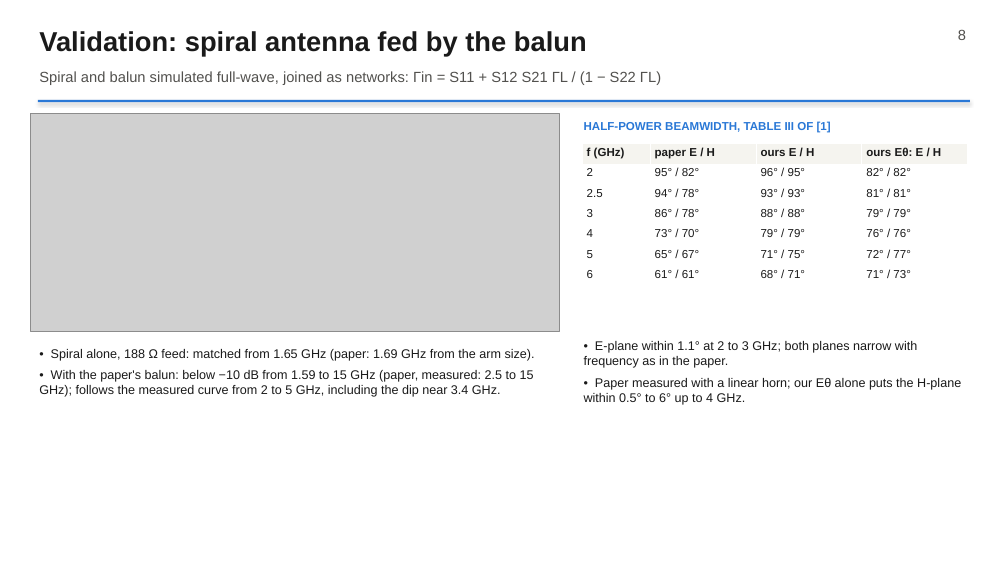
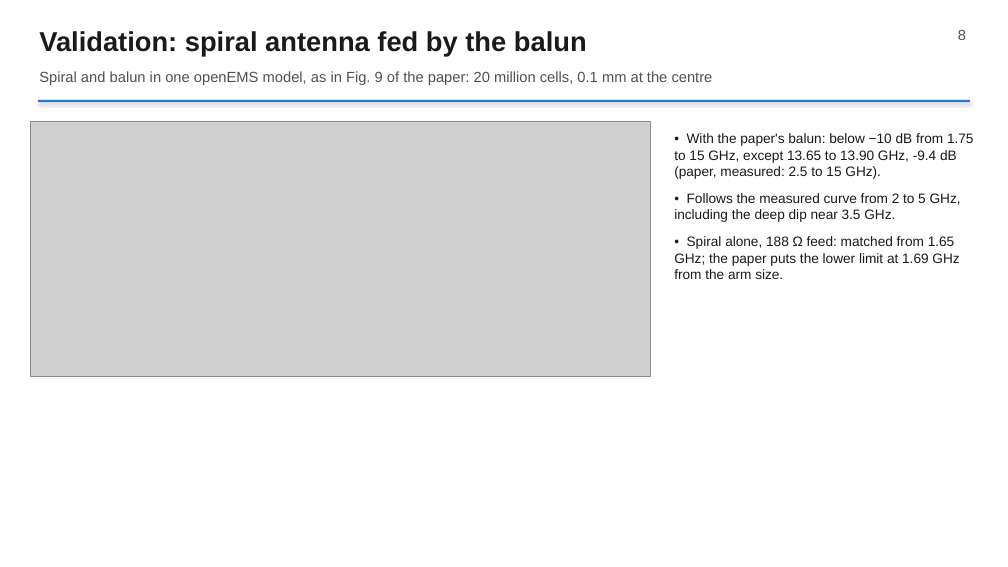
Before and after one commit to RushilJ2603/wideband-balun, a slide deck: slide 8 of slides/Wideband_Balun.pptx. Drawn at 1008x567 pixels with LibreOffice and Linux fonts; fonts in the diff are those of the drawing; grey boxes stand for pictures. Boxes give left, top, right and bottom in pixels: in the first picture for what was removed or moved away, otherwise in the second. Text is boxed around its words. In the diff, an @@ line names an element or a change of style, - is before the commit and + after.

Commit message:
Report, slides and README with the full antenna model and the 18 mm board

```diff
--- a/slides/Wideband_Balun.pptx
+++ b/slides/Wideband_Balun.pptx
@@ text at bbox=[39, 71, 713, 85]: text changed @@
-Spiral and balun simulated full-wave, joined as networks: Γin = S11 + S12 S21 ΓL / (1 − S22 ΓL)
+Spiral and balun in one openEMS model, as in Fig. 9 of the paper: 20 million cells, 0.1 mm at the centre
@@ picture: place and size @@
-picture at bbox=[30, 113, 560, 331]
+picture at bbox=[30, 121, 650, 377]
@@ table removed at bbox=[582, 144, 968, 287], 7 rows, 4 columns @@
-f (GHz) | paper E / H | ours E / H | ours Eθ: E / H
-2 | 95° / 82° | 96° / 95° | 82° / 82°
-2.5 | 94° / 78° | 93° / 93° | 81° / 81°
-3 | 86° / 78° | 88° / 88° | 79° / 79°
-4 | 73° / 70° | 79° / 79° | 76° / 76°
-5 | 65° / 67° | 71° / 75° | 72° / 77°
-6 | 61° / 61° | 68° / 71° | 71° / 73°
@@ text removed at bbox=[584, 121, 831, 133] @@
-HALF-POWER BEAMWIDTH, TABLE III OF [1]
@@ text at bbox=[674, 133, 974, 279]: text changed; size 12 to 13 pt @@
-• Spiral alone, 188 Ω feed: matched from 1.65 GHz (paper: 1.69 GHz from the arm size).
-• With the paper's balun: below −10 dB from 1.59 to 15 GHz (paper, measured: 2.5 to 15 GHz); follows the measured curve from 2 to 5 GHz, including the dip near 3.4 GHz.
+• With the paper's balun: below −10 dB from 1.75 to 15 GHz, except 13.65 to 13.90 GHz, -9.4 dB (paper, measured: 2.5 to 15 GHz).
+• Follows the measured curve from 2 to 5 GHz, including the deep dip near 3.5 GHz.
+• Spiral alone, 188 Ω feed: matched from 1.65 GHz; the paper puts the lower limit at 1.69 GHz from the arm size.
@@ text removed at bbox=[584, 341, 961, 405] @@
-• E-plane within 1.1° at 2 to 3 GHz; both planes narrow with frequency as in the paper.
-• Paper measured with a linear horn; our Eθ alone puts the H-plane within 0.5° to 6° up to 4 GHz.
```
Also in this commit, not shown: 9 other slides changed, 1 slide added, 7 other files.
